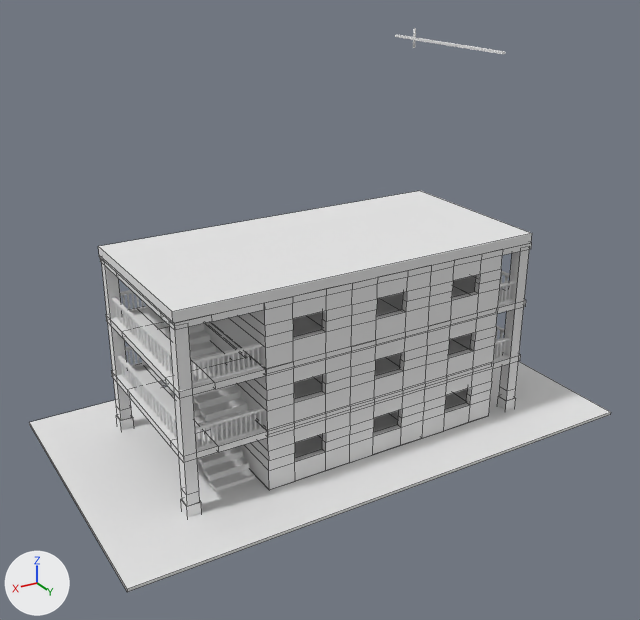
The Blender file working/subahu/Hotel/Hotel.blend: old version first, new version second.
Rendered twice from a 50 mm camera at (15.8, 19.62, 13.85) aimed at (3.85, -0.3, 3.89). The axes (+X, +Y, +Z) are drawn at lower left. The lights are the same throughout. Mesh edges are drawn as thin lines on the coarser meshes.
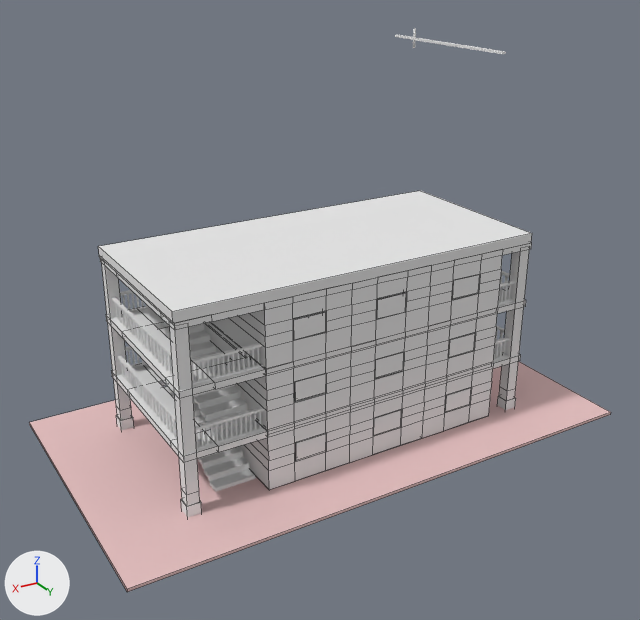
What differs and where, as boxes [x1, y1, x2, y2] in the pictures (640 x 620 px):
'Cube.002', recoloured: [29, 361, 611, 592] in both
'Cube.053', added: after [293, 312, 327, 341]
'Cube.050', added: after [295, 373, 327, 402]
'Cube.049', added: after [295, 433, 327, 461]
'Cube.052', added: after [377, 293, 407, 320]
'Cube.051', added: after [375, 352, 405, 379]
'Cube.045', added: after [452, 274, 481, 300]
'Cube.048', added: after [373, 409, 402, 436]
'Cube.046', added: after [448, 333, 476, 358]
'Cube.047', added: after [445, 388, 472, 413]

Edits to the bpy script that builds the scene:
```text
Change mat_material_020:
    mat_material_020.base_color: (0.8, 0.8, 0.8) -> (0.8, 0.54, 0.54)  # white #e7e7e7 -> pink #e7c2c2
Add ob_cube_045:
    ob_cube_045 = bpy.data.objects.new('Cube.045', me_cube_017.copy())  # the mesh of ob_cube_028
    ob_cube_045.location = (0.27, 1.75, 4.56)
    ob_cube_045.scale = (0.481, 0.0191, 0.286)
Add ob_cube_046:
    ob_cube_046 = bpy.data.objects.new('Cube.046', me_cube_017.copy())  # the mesh of ob_cube_028
    ob_cube_046.location = (0.27, 1.75, 2.74)
    ob_cube_046.scale = (0.481, 0.0191, 0.286)
Add ob_cube_047:
    ob_cube_047 = bpy.data.objects.new('Cube.047', me_cube_017.copy())  # the mesh of ob_cube_028
    ob_cube_047.location = (0.27, 1.75, 0.93)
    ob_cube_047.scale = (0.481, 0.0191, 0.286)
Add ob_cube_048:
    ob_cube_048 = bpy.data.objects.new('Cube.048', me_cube_017.copy())  # the mesh of ob_cube_028
    ob_cube_048.location = (2.83, 1.75, 0.93)
    ob_cube_048.scale = (0.481, 0.0191, 0.286)
Add ob_cube_049:
    ob_cube_049 = bpy.data.objects.new('Cube.049', me_cube_017.copy())  # the mesh of ob_cube_028
    ob_cube_049.location = (5.36, 1.75, 0.93)
    ob_cube_049.scale = (0.481, 0.0191, 0.286)
Add ob_cube_050:
    ob_cube_050 = bpy.data.objects.new('Cube.050', me_cube_017.copy())  # the mesh of ob_cube_028
    ob_cube_050.location = (5.36, 1.75, 2.76)
    ob_cube_050.scale = (0.481, 0.0191, 0.286)
Add ob_cube_051:
    ob_cube_051 = bpy.data.objects.new('Cube.051', me_cube_017.copy())  # the mesh of ob_cube_028
    ob_cube_051.location = (2.83, 1.75, 2.76)
    ob_cube_051.scale = (0.481, 0.0191, 0.286)
Add ob_cube_052:
    ob_cube_052 = bpy.data.objects.new('Cube.052', me_cube_017.copy())  # the mesh of ob_cube_028
    ob_cube_052.location = (2.83, 1.75, 4.53)
    ob_cube_052.scale = (0.481, 0.0191, 0.286)
Add ob_cube_053:
    ob_cube_053 = bpy.data.objects.new('Cube.053', me_cube_017.copy())  # the mesh of ob_cube_028
    ob_cube_053.location = (5.38, 1.75, 4.53)
    ob_cube_053.scale = (0.481, 0.0191, 0.286)
```
